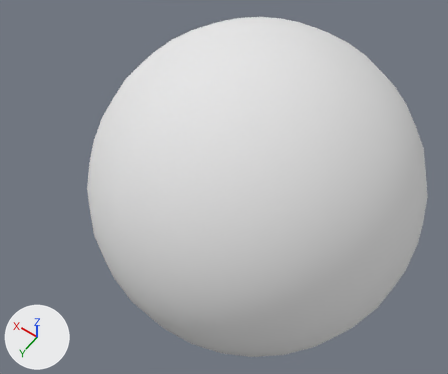
Two versions of the Blender file assets/meshes/active_planet.blend, one commit apart.
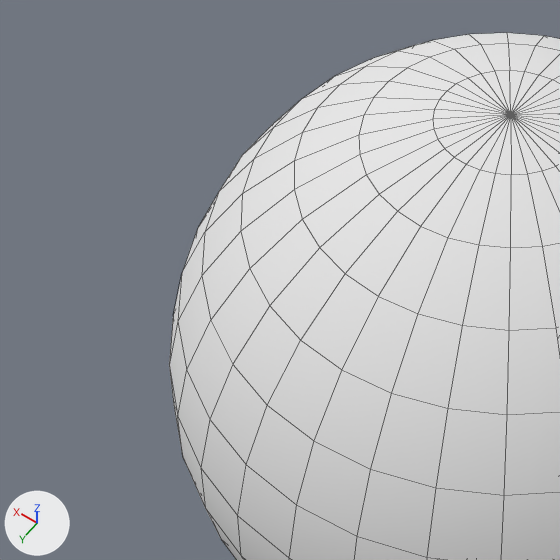
Each version is shown whole from a 50 mm lens placed at (-1.2, 2.01, 2.98), pointed at (0.22, 0.02, -0.15), then close up on the part from 0% to 64% of the width and 0% to 77% of the height. Arrows for +X, +Y and +Z are at lower left; the lights stay in place. The close-ups show mesh edges as thin lines.
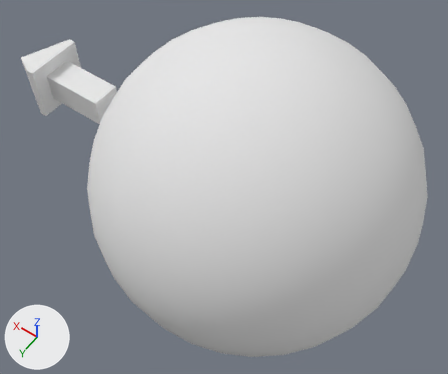
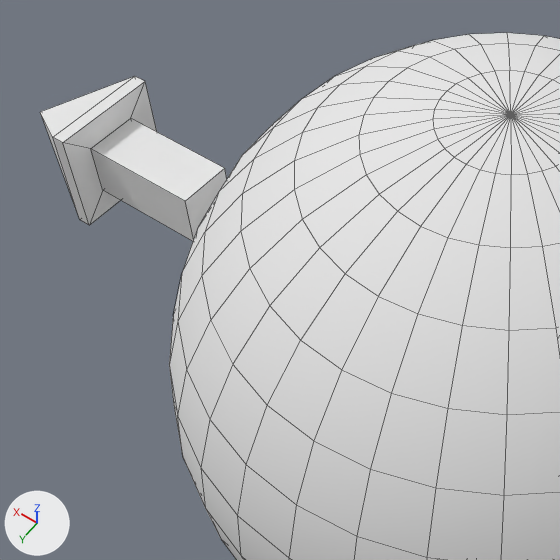
Commit message: Worked a bit on making a slightly nicer mesh.

Where the change shows, as pixel boxes (x1, y1, x2, y2) in the close-ups (560 x 560 px):
'Sphere', reshaped
    before: (169, 33, 560, 560)
    after: (40, 33, 560, 560)
part 1 of me_sphere, added
    after: (40, 76, 227, 241)

What the commit changed:
me_sphere is used by ob_sphere; location (0.0, 0.0, 0.0).
me_sphere had 482 vertices, 512 faces and spanned x -1.0..1.0, y -1.0..1.0, z -1.0..1.0.
me_sphere now has 499 vertices, 529 faces and spans x -1.0..2.05, y -1.0..1.0, z -1.0..1.0.
me_sphere part 1: a new loose piece of 17 vertices spanning x 1.2..2.05, y -0.2..0.2, z -0.2..0.2, in mat_material_001 (its picture is missing).
